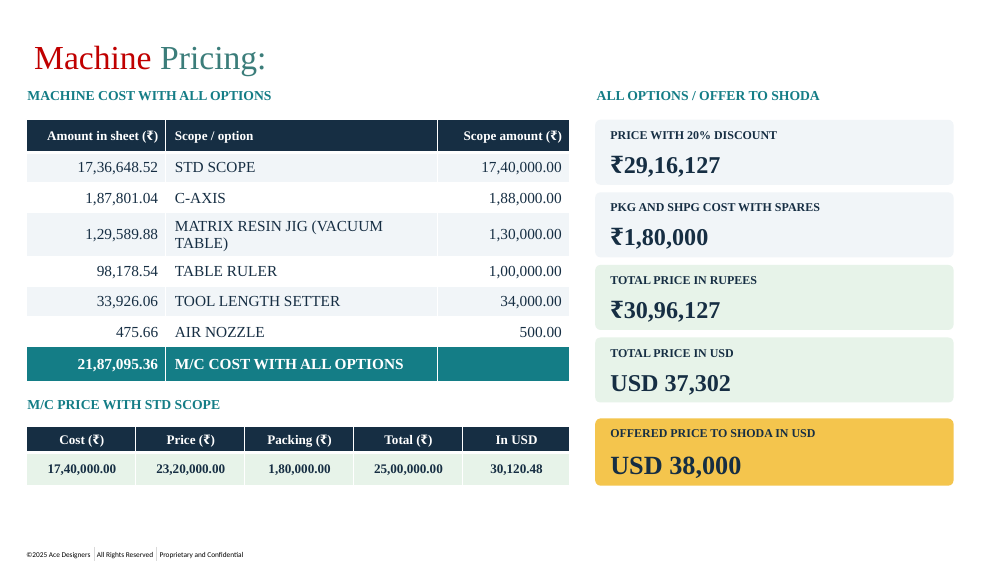
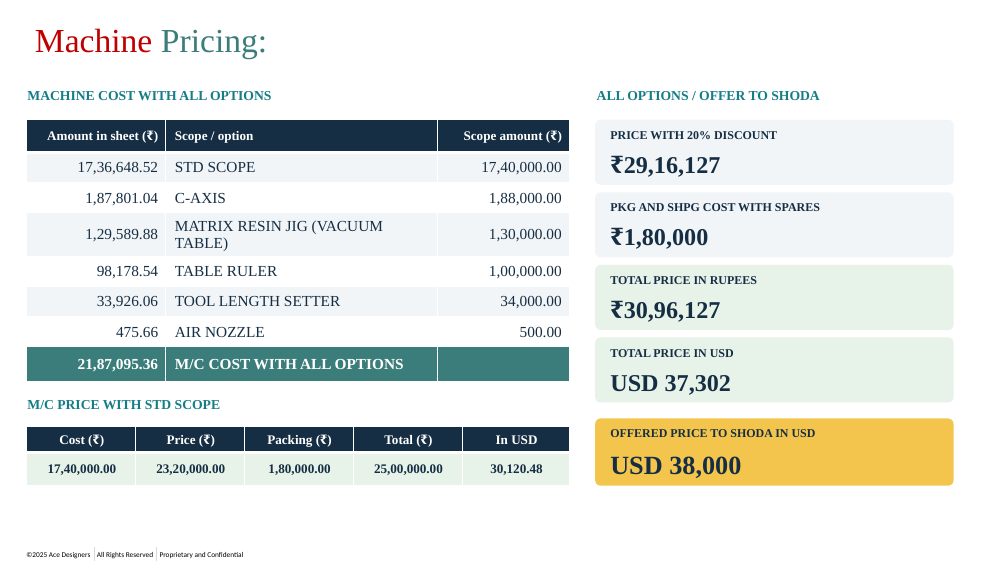
Before and after one commit to prathvirajkodachadri/all-links, a slide deck: slide 8 of PM_R02.pptx. Drawn at 1008x567 pixels with LibreOffice and Linux fonts; fonts in the diff are those of the drawing; background and template pictures are left out. Boxes give left, top, right and bottom in pixels: in the first picture for what was removed or moved away, otherwise in the second. Text is boxed around its words. In the diff, an @@ line names an element or a change of style, - is before the commit and + after.

```diff
--- a/PM_R02.pptx
+++ b/PM_R02.pptx
@@ text "Machine Pricing:": place and size @@
-text "Machine Pricing:" at [34,45,266,76]
+text "Machine Pricing:" at [35,28,267,59]
@@ table at [26,119,569,381] @@
@@ fill #147D86 to #3B7D7A in row 8 @@
```
Also in this commit, not shown: 9 other slides changed.
